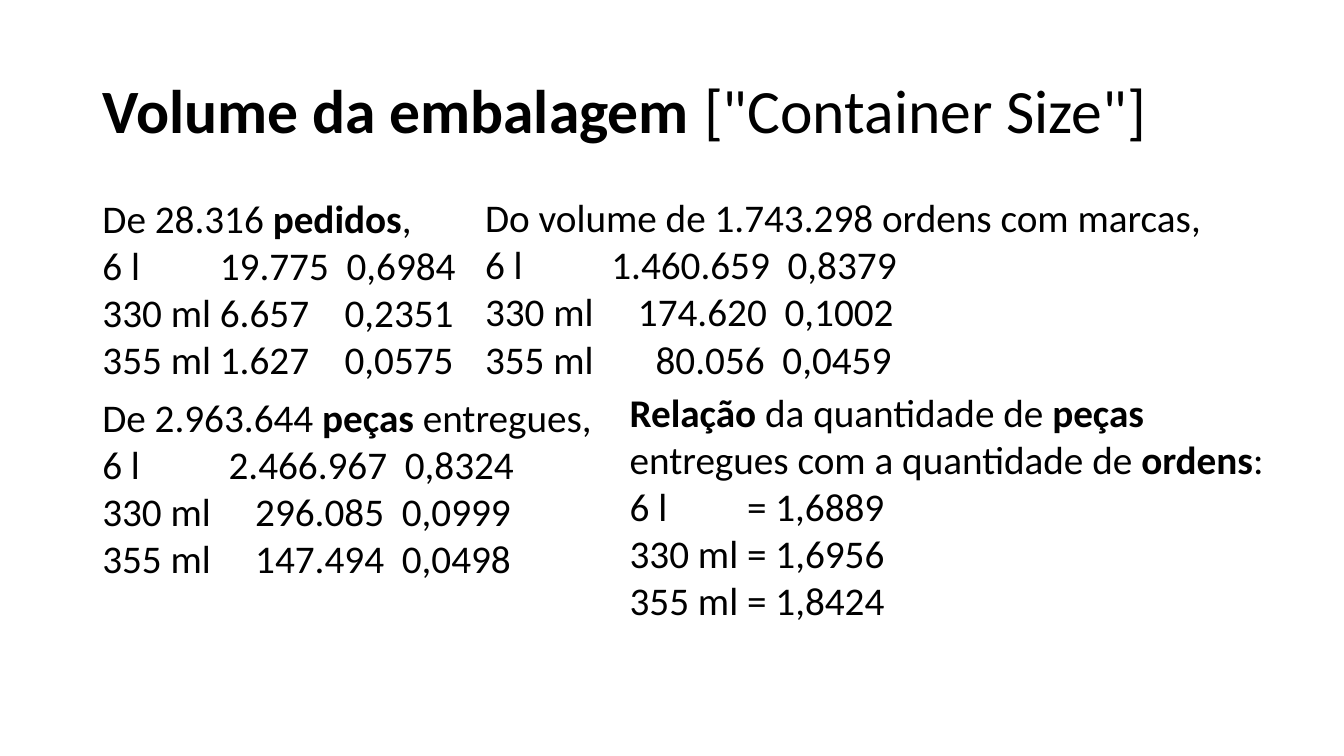
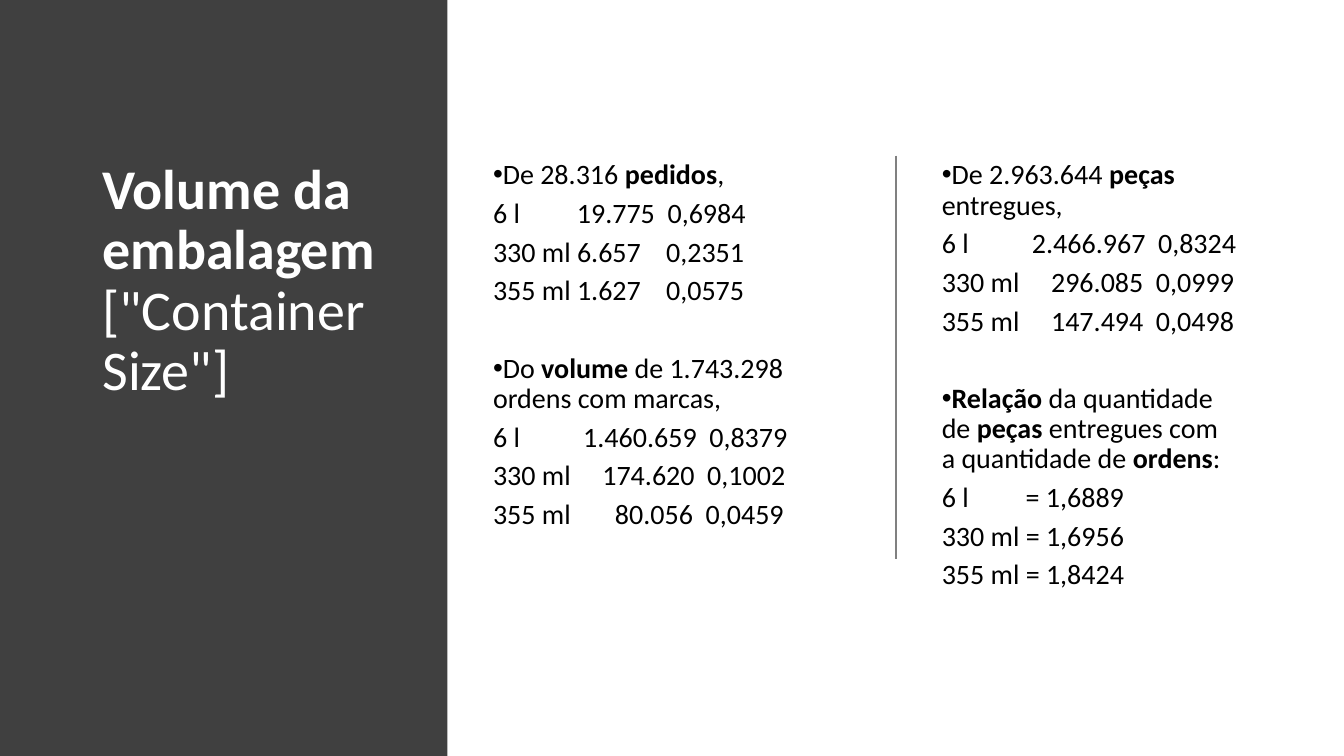
Before and after one commit to brenoccosta/ABIAcademyHack, a slide deck: slide 12 of Apresentação1.pptx (slide 8 before the commit). Drawn at 1344x756 pixels with LibreOffice and Linux fonts; fonts in the diff are those of the drawing. Boxes give left, top, right and bottom in pixels: in the first picture for what was removed or moved away, otherwise in the second. Text is boxed around its words. In the diff, an @@ line names an element or a change of style, - is before the commit and + after.

```diff
--- a/Apresentação1.pptx
+++ b/Apresentação1.pptx
@@ rectangle added at (0,0,448,756), fill #404040 @@
@@ title "Volume da embalagem ["Container Size"]": place and size @@
-title "Volume da embalagem ["Container Size"]" at (102,88,1145,144)
+title "Volume da embalagem ["Container Size"]" at (102,169,374,398)
@@ title "Volume da embalagem ["Container Size"]" at (102,169,374,398): size 44 to 40 pt, text colour #000000 to #FFFFFF; vertical alignment middle to top @@
@@ text "De 28.316 pedidos,": place and size @@
-text "De 28.316 pedidos," at (102,205,456,379)
+text "De 28.316 pedidos," at (493,164,787,528)
@@ text at (493,164,746,304): size 28 to 20 pt in "De 28.316 pedidos,", "6 l 19.775 0,6984", "330 ml 6.657 0,2351", "355 ml 1.627 0,0575"; bullet none to •; line spacing 1 to 0.9; more space between paragraphs @@
@@ line added from (896, 155) to (896, 559), #808080 1 pt @@
@@ text "De 2.963.644 peças entregues,": place and size @@
-text "De 2.963.644 peças entregues," at (102,405,592,578)
+text "De 2.963.644 peças entregues," at (942,165,1236,588)
@@ text at (942,165,1236,335): size 28 to 20 pt in "De 2.963.644 peças entregues,", "6 l 2.466.967 0,8324", "330 ml 296.085 0,0999", "355 ml 147.494 0,0498"; bullet none to •; line spacing 1 to 0.9; more space between paragraphs @@
@@ text removed at (485,204,1201,379) @@
-Do volume de 1.743.298 ordens com marcas,
-6 l 1.460.659 0,8379
-330 ml 174.620 0,1002
-355 ml 80.056 0,0459
@@ text at (493,358,787,528): paragraphs added @@
+• Do volume de 1.743.298 ordens com marcas,
+6 l 1.460.659 0,8379
+330 ml 174.620 0,1002
+355 ml 80.056 0,0459
@@ text at (942,388,1221,588): paragraphs added @@
+• Relação da quantidade de peças entregues com a quantidade de ordens:
+6 l = 1,6889
+330 ml = 1,6956
+355 ml = 1,8424
@@ text removed at (630,399,1263,620) @@
-Relação da quantidade de peças entregues com a quantidade de ordens:
-6 l = 1,6889
-330 ml = 1,6956
-355 ml = 1,8424
```
Also in this commit, not shown: 5 other slides changed, 5 slides added, 2 slides removed, 1 other file.
